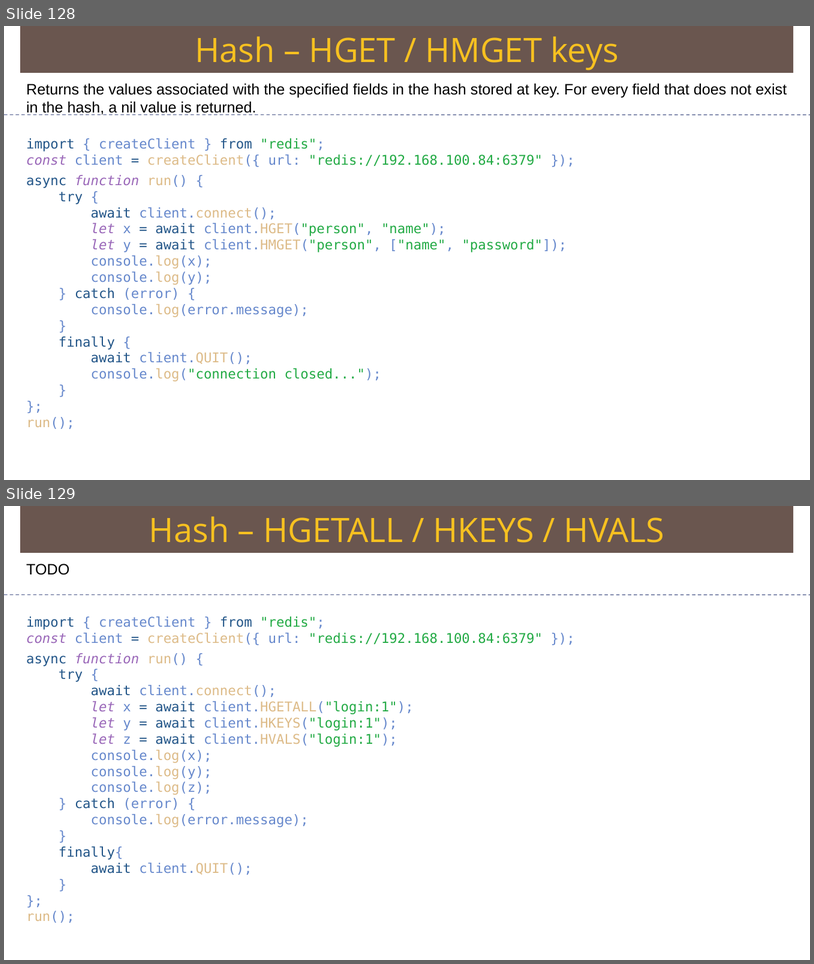
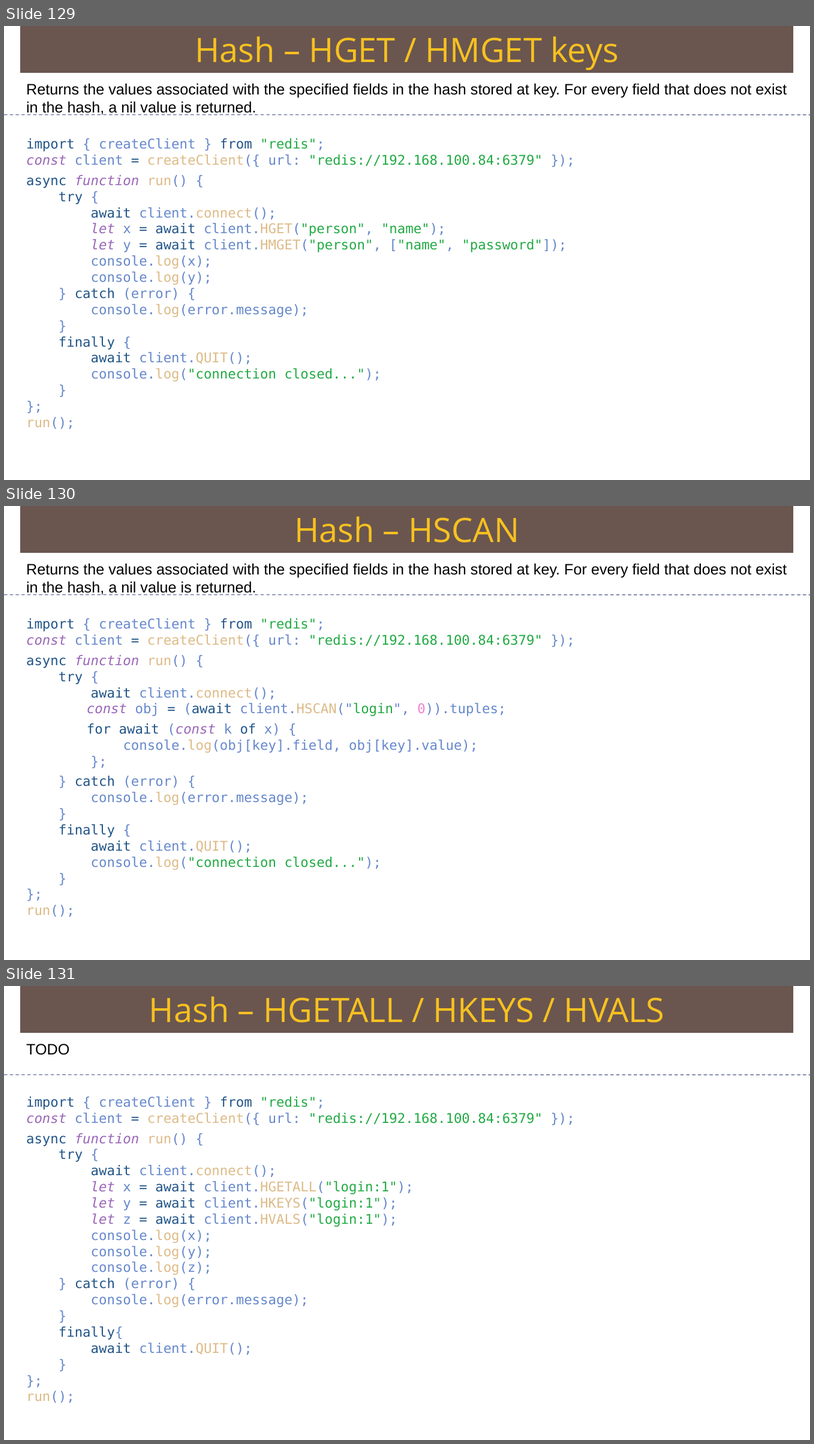
Before and after one commit to Saleel-Bagde/PPT-s, a slide deck: redis Ver2.pptx. Shown one above the other, each under a label of ours: slides 128 and 129 before the commit, slides 129, 130 and 131 after it. The pictures are 814x964 and 814x1444 pixels, drawn with LibreOffice and Linux fonts; fonts in the diff are those of the drawing. Boxes give left, top, right and bottom in pixels: in the first picture for what was removed or moved away, otherwise in the second. Text is boxed around its words. In the diff, an @@ line names an element or a change of style, - is before the commit and + after.

```diff
--- a/redis Ver2.pptx
+++ b/redis Ver2.pptx
@@ slide 130 added at <box>4,506,810,960</box>, background #FFFFFF @@
@@ rectangle added at <box>20,506,794,553</box>, fill #6A5650, 40 pt, text #F7C120 @@
+Hash – HSCAN
@@ text added at <box>26,563,787,595</box>, 18 pt, text #000000 @@
+Returns the values associated with the specified fields in the hash stored at key. For every field that does not exist in the hash, a nil value is returned.
@@ line added from (4, 595) to (810, 595), #6E78A0 0.99 pt dashed @@
@@ text added at <box>26,618,543,916</box>, 16 pt, text #6688CC @@
+import { createClient } from "redis";
+const client = createClient({ url: "redis://192.168.100.84:6379" });
+async function run() {
+try {
+await client.connect();
+const obj = (await client.HSCAN("login", 0)).tuples;
+for await (const k of x) {
+console.log(obj[key].field, obj[key].value);
+};
+} catch (error) {
+console.log(error.message);
+}
+finally {
+await client.QUIT();
+console.log("connection closed...");
+}
+};
+run();
@@ what was slide 128 is now slide 129 @@
@@ what was slide 129 is now slide 131 @@
```
Also in this commit, not shown: 1 slide changed, 2 other slides added.
